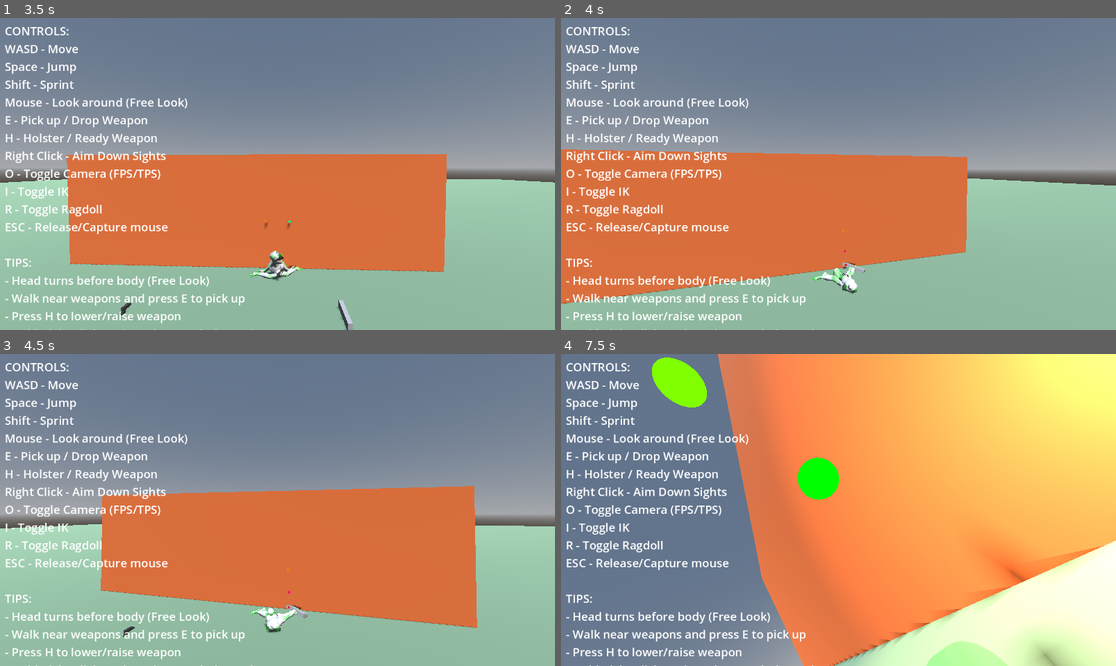
Above: before the commit, frames 1-4 (two rows, left to right).
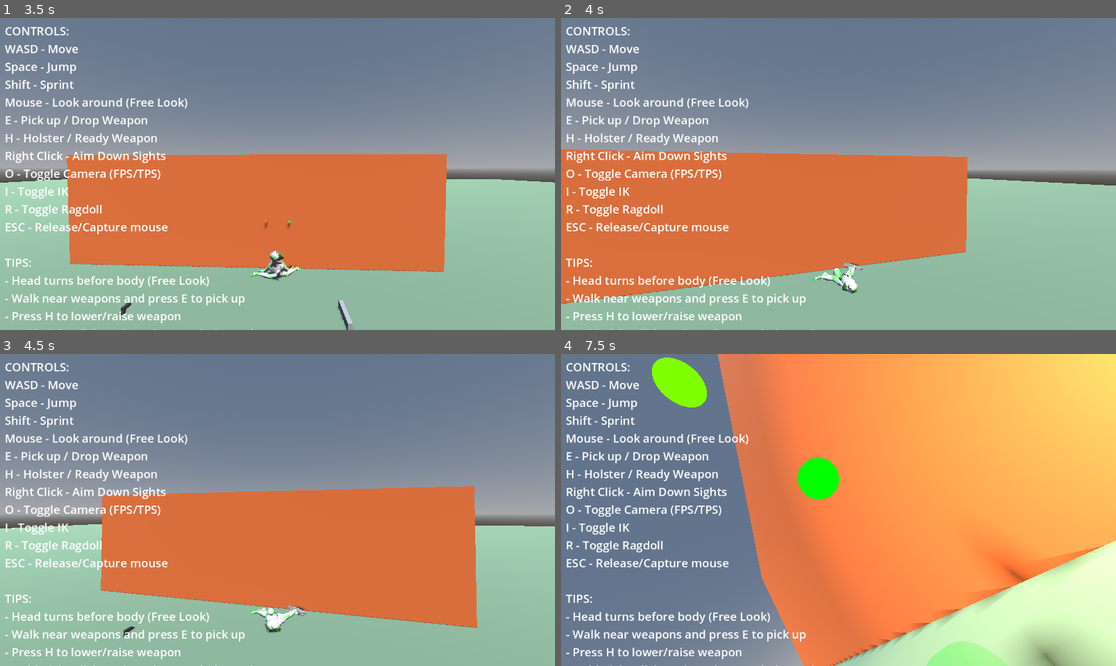
Above: after the commit, the same moments.

Repository: lmf-git/fpsikanimragdoll
Game: Godot game, scene res://world.tscn
Two runs of this game, one before a commit and one after it. Both use one fixed random seed, a clock stepped at 60 frames per second and the inputs below.
Inputs (mouse positions are in pixels of both pictures, inside the frame that each line leads up to):
- Up to frame 1 (3.5 s): tap Enter at 0.5 s; move the mouse to (305, 174) at 0.52 s; hold Shift (sprint) 0.53-1.28 s; hold W (move_forward) from 0.53 s (still down); click (305, 174) at 0.67 s; tap Space (jump) at 0.77, 1.52, 3.02 s; move the mouse to (249, 174) at 1.27 s; tap O (toggle_camera) at 1.35 s; move the mouse to (288, 167) at 2.02 s; hold I (toggle_ik) 2.03-2.78 s; move the mouse to (271, 180) at 2.77 s; tap R (toggle_ragdoll) at 2.85 s; click (271, 180) at 2.92 s
- Up to frame 2 (4 s): keep holding W (move_forward); move the mouse to (877, 177) at 3.52 s; tap E at 3.6 s; tap Space (jump) at 3.77 s
- Up to frame 3 (4.5 s): keep holding W (move_forward); move the mouse to (233, 506) at 4.27 s; tap Ctrl at 4.35 s
- Up to frame 4 (7.5 s): tap Space (jump) at 4.52, 6.02, 6.77 s; move the mouse to (844, 510) at 5.02 s; tap H at 5.1 s; click (844, 510) at 5.17 s; move the mouse to (816, 503) at 5.77 s; release W (move_forward) at 5.78 s; hold D (move_right) 5.78-6.53 s; tap Shift (sprint) at 5.85 s; move the mouse to (866, 510) at 6.52 s; hold O (toggle_camera) 6.53-7.28 s; hold W (move_forward) from 6.53 s (still down); move the mouse to (810, 510) at 7.27 s; tap I (toggle_ik) at 7.35 s; click (810, 510) at 7.42 s

Frame 1 is identical in both runs. In frame 2, less than 0.1% of the frame differs, in the area x 50-55%, y 67-82%; in frame 3, less than 0.1%; in frame 4, 17%, in the area x 60-100%, y 0-100%.
Error before the commit: Invalid operands 'Basis' and 'Nil' in operator 'unary-'. (res://character_controller.gd:2197)

Commit message:
Fix weapon grip position calculation and remove unused variable
- Added null check for main_grip.position before calculation
- Changed operator precedence: -(weapon_rotation * grip_local_pos) to ensure proper order
- Removed unused left_upper_arm_target variable (left arm IK uses 2-chain setup)
- Fixes 'Invalid operands Basis and Nil' error
- Fixes unused variable warning

Result: Clean execution without errors or warnings

Diff:
--- a/character_controller.gd
+++ b/character_controller.gd
@@ -2089,7 +2089,6 @@
 					left_hand_target.global_position = left_hand_rest
 
 	# Update arm IK targets for proper arm positioning
-	var left_upper_arm_target = ik_targets_node.get_node_or_null("LeftUpperArmTarget")
 	var right_upper_arm_target = ik_targets_node.get_node_or_null("RightUpperArmTarget")
 	var left_elbow_target = ik_targets_node.get_node_or_null("LeftElbowTarget")
 	var right_elbow_target = ik_targets_node.get_node_or_null("RightElbowTarget")
@@ -2192,9 +2191,9 @@
 	equipped_weapon.transform.basis = weapon_rotation
 
 	# Set local position so grip aligns with hand bone origin (if grip point exists)
-	if equipped_weapon.main_grip:
+	if equipped_weapon.main_grip and equipped_weapon.main_grip.position != null:
 		var grip_local_pos = equipped_weapon.main_grip.position
-		equipped_weapon.transform.origin = -weapon_rotation * grip_local_pos
+		equipped_weapon.transform.origin = -(weapon_rotation * grip_local_pos)
 	else:
 		# No grip point - use weapon origin
 		equipped_weapon.transform.origin = Vector3.ZERO
